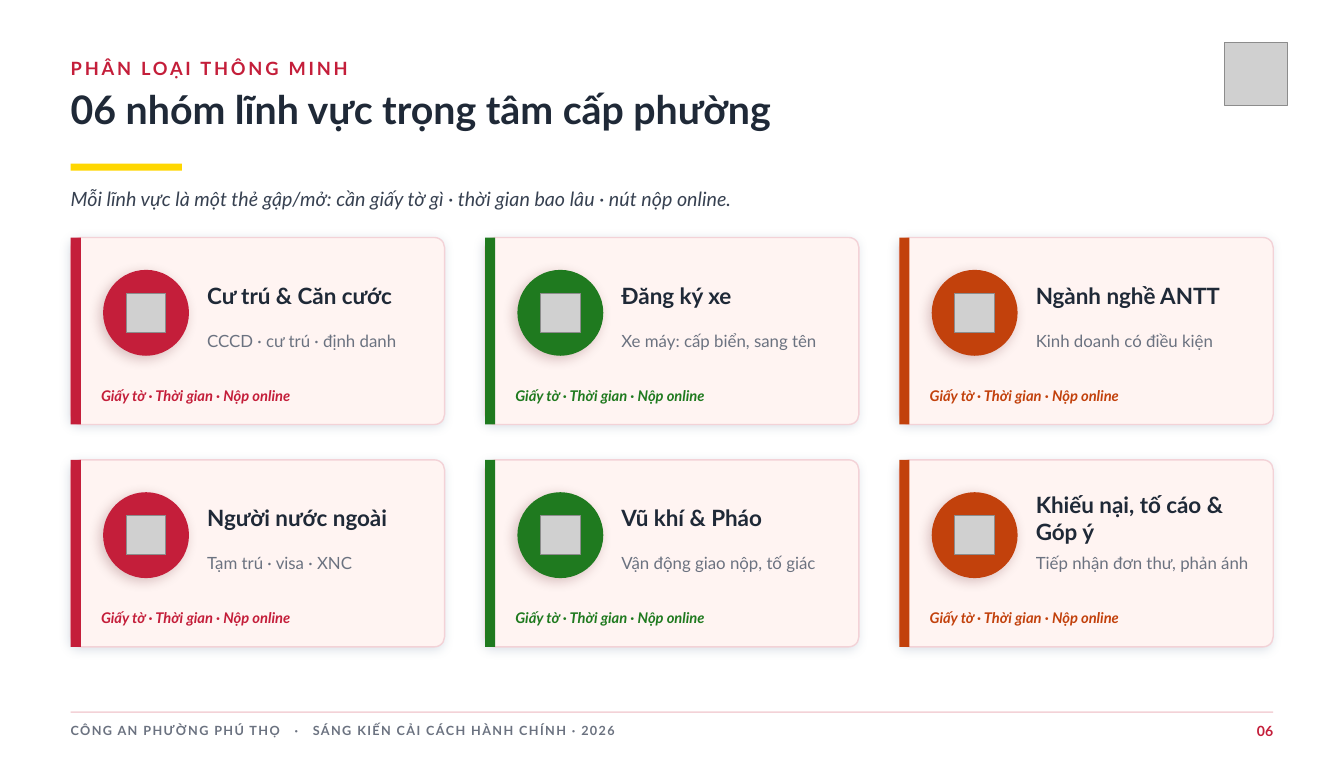
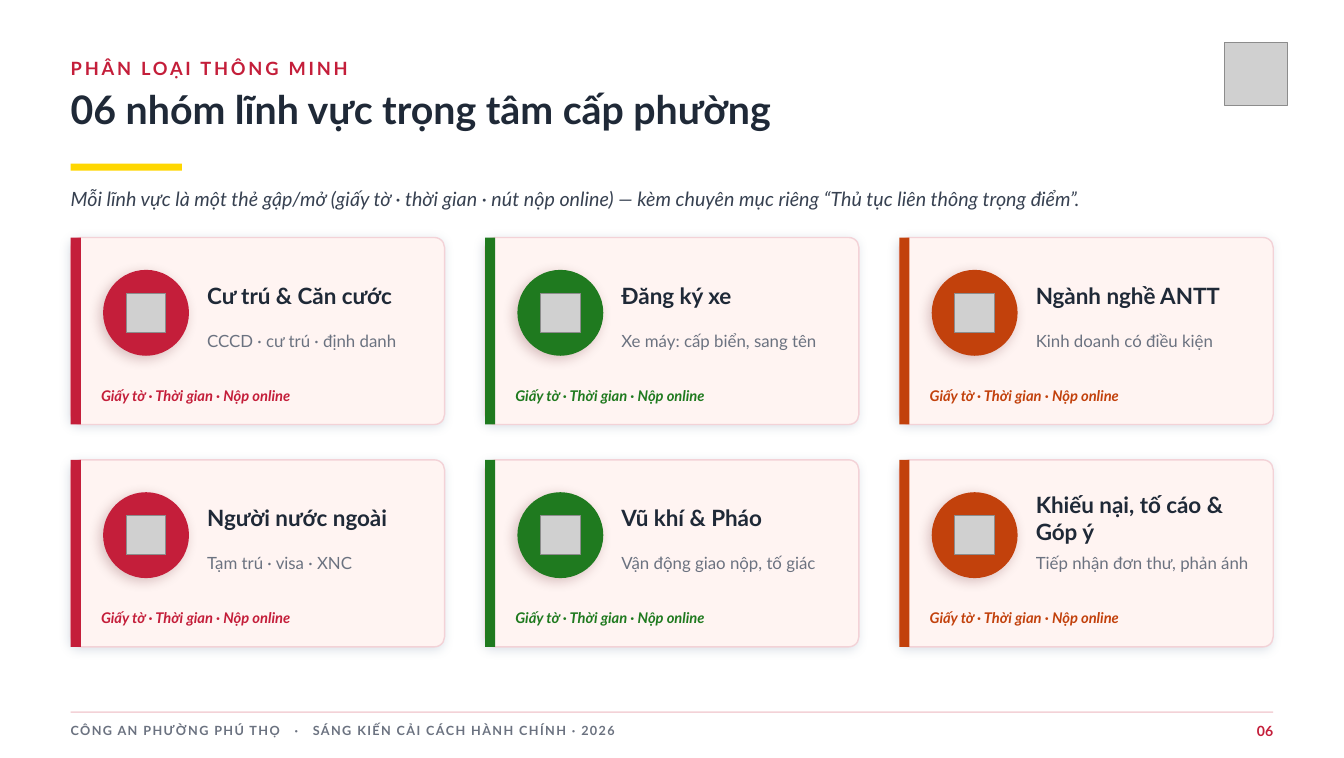
Before and after one commit to vi-phuong-158/capphutho, a slide deck: slide 6 of Thuyet-trinh-Cong-Thong-Tin-So.pptx. Drawn at 1344x758 pixels with LibreOffice and Linux fonts; fonts in the diff are those of the drawing; grey boxes stand for pictures. Boxes give left, top, right and bottom in pixels: in the first picture for what was removed or moved away, otherwise in the second. Text is boxed around its words. In the diff, an @@ line names an element or a change of style, - is before the commit and + after.

```diff
--- a/Thuyet-trinh-Cong-Thong-Tin-So.pptx
+++ b/Thuyet-trinh-Cong-Thong-Tin-So.pptx
@@ text at bbox=[71, 189, 1080, 210]: text changed @@
-Mỗi lĩnh vực là một thẻ gập/mở: cần giấy tờ gì · thời gian bao lâu · nút nộp online.
+Mỗi lĩnh vực là một thẻ gập/mở (giấy tờ · thời gian · nút nộp online) — kèm chuyên mục riêng “Thủ tục liên thông trọng điểm”.
```
Also in this commit, not shown: 1 other slide changed, 2 other files.
